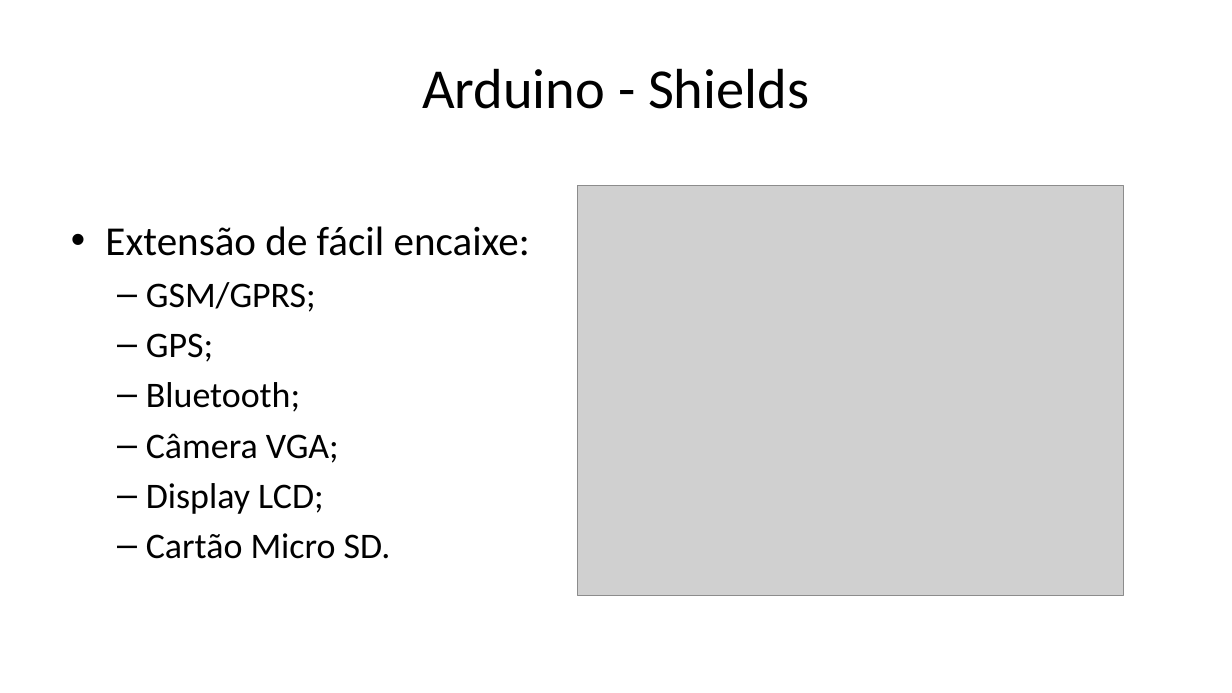
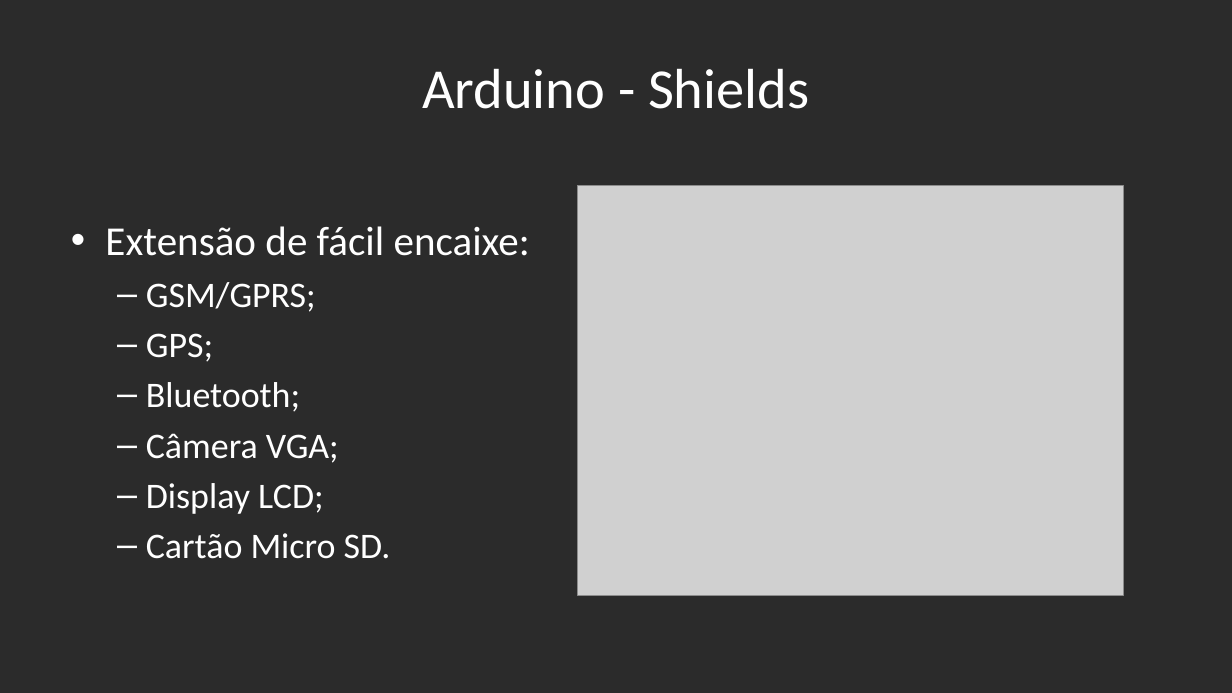
Before and after one commit to gktrainer/RacingTelemetry, a slide deck: slide 12 of 01_TCCDocs/TCCDocs_Arduino.pptx. Drawn at 1232x693 pixels with LibreOffice and Linux fonts; fonts in the diff are those of the drawing; grey boxes stand for pictures; background and template pictures are left out; a plain dark background stands for a picture behind light text. Boxes give left, top, right and bottom in pixels: in the first picture for what was removed or moved away, otherwise in the second. Text is boxed around its words. In the diff, an @@ line names an element or a change of style, - is before the commit and + after.

```diff
--- a/01_TCCDocs/TCCDocs_Arduino.pptx
+++ b/01_TCCDocs/TCCDocs_Arduino.pptx
@@ background #FFFFFF to picture (left out) @@
@@ title "Arduino - Shields" at box(422, 68, 809, 109): text colour #000000 to #FFFFFF @@
@@ text "Extensão de fácil encaixe:" at box(105, 226, 530, 559): text colour #000000 to #FFFFFF @@
```
Also in this commit, not shown: 20 other slides changed, 1 slide added, 2 slides removed.
